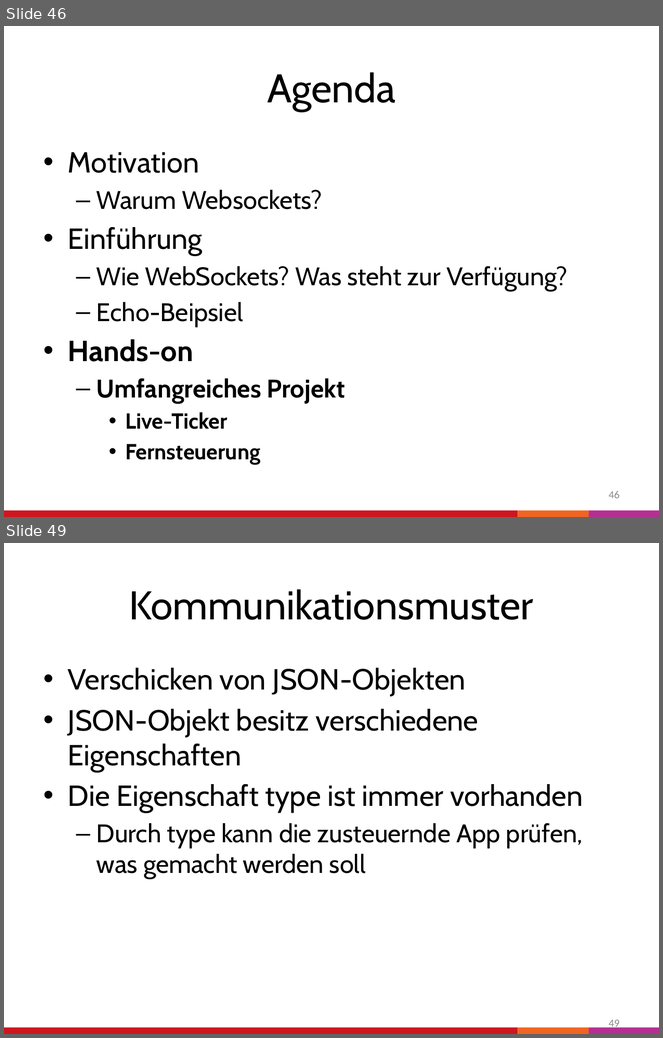
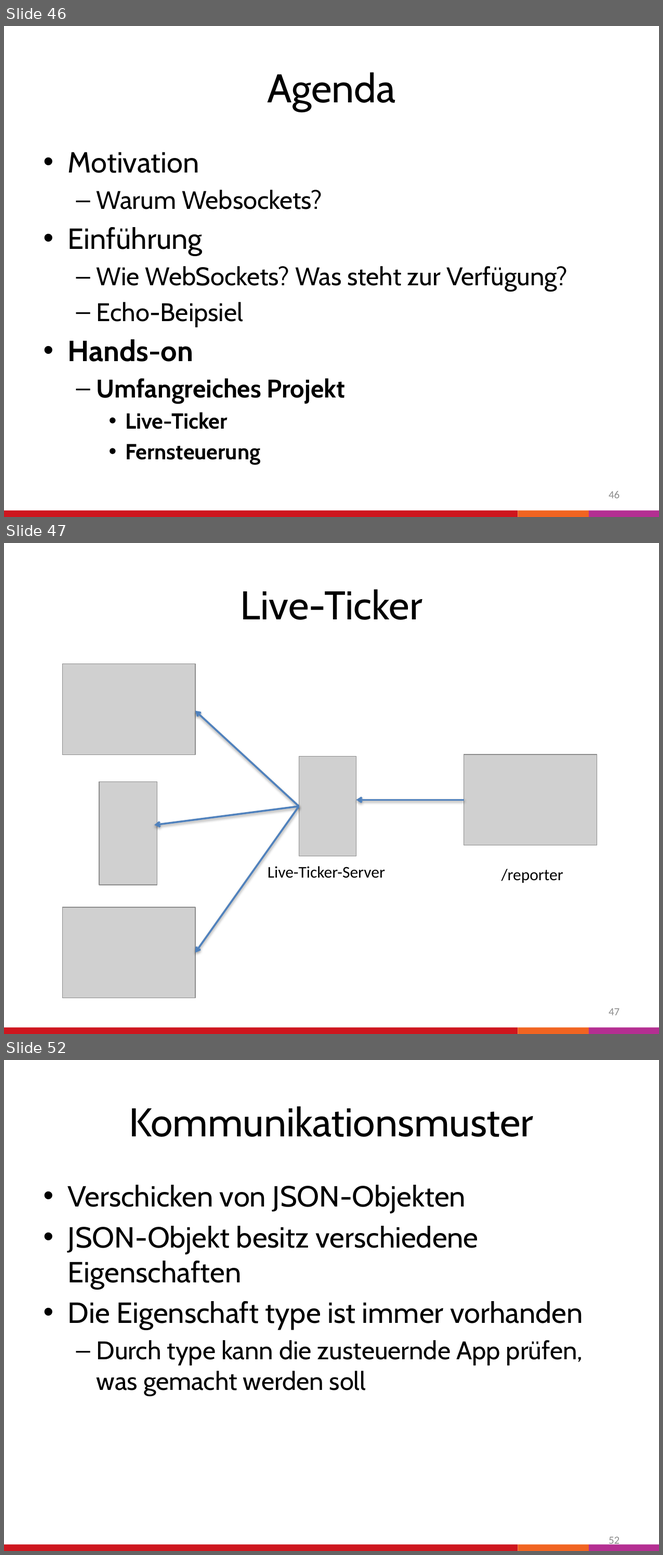
Before and after one commit to WebSocket101/WebSocket_Workshop_Froscon, a slide deck: Folien.pptx. Shown one above the other, each under a label of ours: slides 46 and 49 before the commit, slides 46, 47 and 52 after it; the slides between them are not shown. The pictures are 663x1038 and 663x1555 pixels, drawn with LibreOffice and Linux fonts; fonts in the diff are those of the drawing; grey boxes stand for pictures. Boxes give left, top, right and bottom in pixels: in the first picture for what was removed or moved away, otherwise in the second. Text is boxed around its words. In the diff, an @@ line names an element or a change of style, - is before the commit and + after.

```diff
--- a/Folien.pptx
+++ b/Folien.pptx
@@ slide 47 added at (x1=4, y1=543, x2=659, y2=1034), background #FFFFFF; not listed: 3 template elements that a slide beside it also shows @@
@@ title added at (x1=241, y1=589, x2=423, y2=620), 44 pt, text #000000 @@
+Live-Ticker
@@ picture added at (x1=62, y1=664, x2=195, y2=755) @@
@@ arrow added from (299, 807) to (195, 711), #4F81BD 2 pt @@
@@ picture added at (x1=299, y1=757, x2=357, y2=856) @@
@@ picture added at (x1=464, y1=755, x2=597, y2=846) @@
@@ picture added at (x1=99, y1=782, x2=157, y2=885) @@
@@ arrow added from (299, 807) to (155, 825), #4F81BD 2 pt @@
@@ arrow added from (299, 807) to (195, 953), #4F81BD 2 pt @@
@@ arrow added from (464, 800) to (357, 800), #4F81BD 2 pt @@
@@ text added at (x1=268, y1=866, x2=385, y2=878), 18 pt, text #000000 @@
+Live-Ticker-Server
@@ text added at (x1=502, y1=869, x2=564, y2=883), 18 pt, text #000000 @@
+/reporter
@@ picture added at (x1=62, y1=908, x2=195, y2=999) @@
@@ page number added at (x1=609, y1=1008, x2=620, y2=1016), 12 pt, text #8C8C8C @@
+47
@@ what was slide 49 is now slide 52 @@
@@ page number at (x1=609, y1=1537, x2=620, y2=1548): text changed @@
-49
+52
```
Also in this commit, not shown: 3 slides changed, 2 other slides added.
